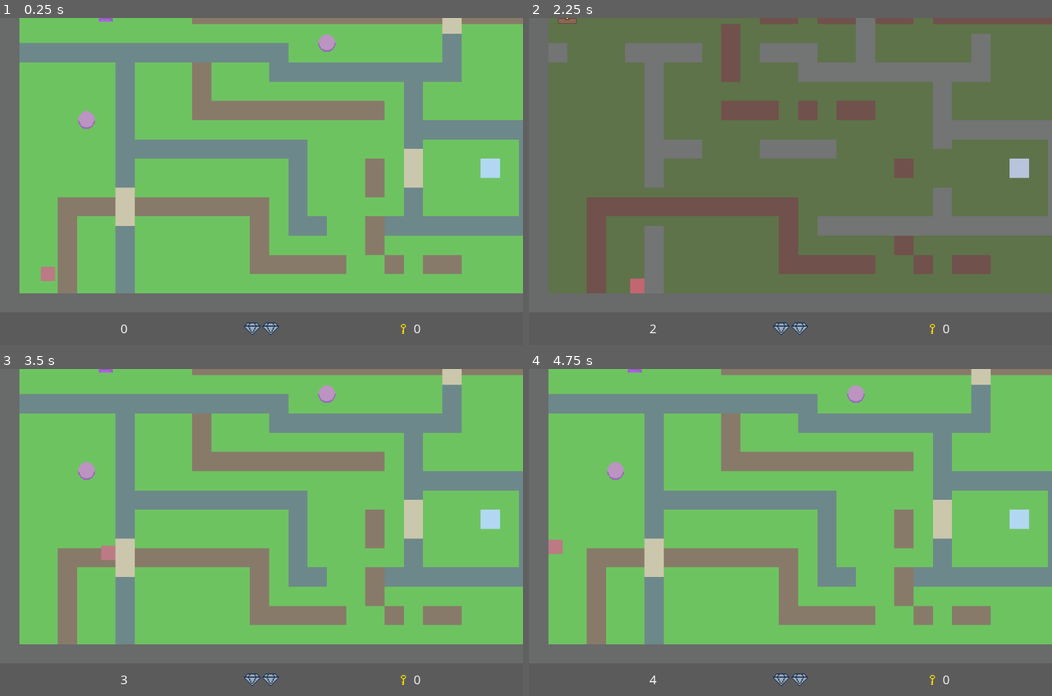
Above: before the commit, frames 1-4 (two rows, left to right).
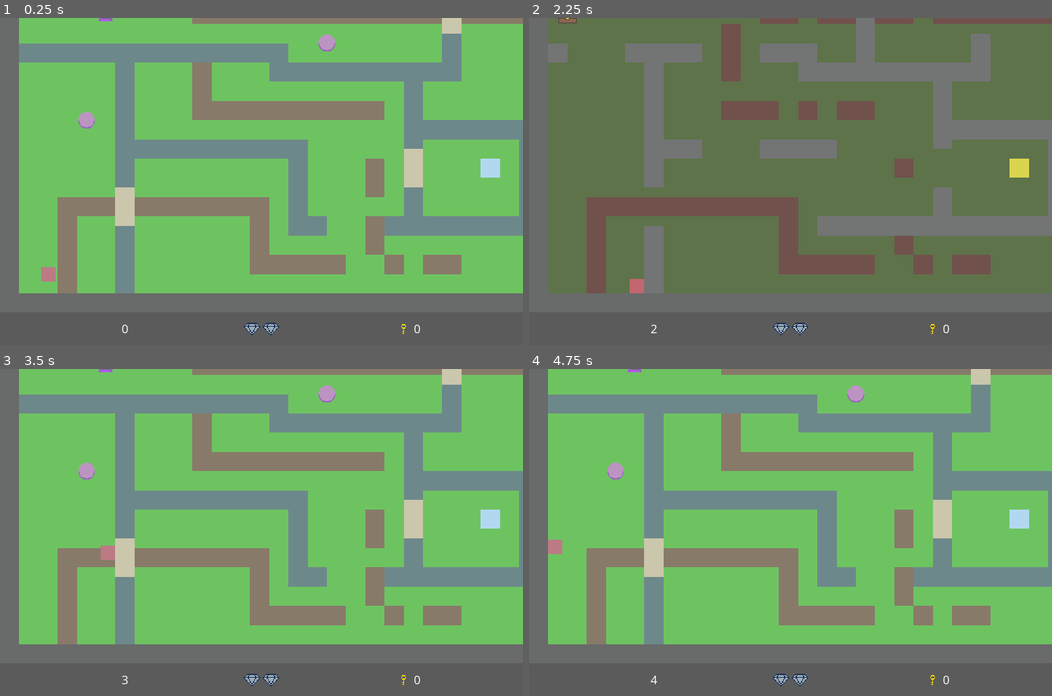
Above: after the commit, the same moments.

Repository: ivocoumans/myfirstgamejam2024
Game: Godot game, scene res://screens/GameplayScreen.tscn
Same seed, same stepped clock (60 frames per second), same inputs: the game is played once before the commit and once after it.
Inputs:
- Up to frame 1 (0.25 s): no input
- Up to frame 2 (2.25 s): tap Enter (ui_accept) at 0.5, 0.77, 1.25, 1.52 s; hold D (ui_right) 0.53-1.28 s; tap Space (ui_select) at 0.6, 1.35, 2.1 s; hold S (ui_down) 1.28-2.03 s; hold D (ui_right) from 2.03 s (still down)
- Up to frame 3 (3.5 s): tap Enter (ui_accept) at 2.75, 3.02 s; release D (ui_right) at 2.78 s; hold W (ui_up) from 2.78 s (still down); tap Space (ui_select) at 2.85 s
- Up to frame 4 (4.75 s): release W (ui_up) at 3.53 s; hold A (ui_left) from 3.53 s (still down); tap Space (ui_select) at 3.6, 4.35 s; tap Enter (ui_accept) at 3.77, 4.52 s

The runs differ from the first frame. In frame 1, 0.9% of the frame differs, in the area x 3-100%, y 0-97%; in frame 2, 0.6%; in frame 3, 0.9%; in frame 4, 0.9%.

Commit message:
fix light tile bug

Diff:
--- a/objects/Tile.gd
+++ b/objects/Tile.gd
@@ -6,13 +6,12 @@
 
 
 var is_pressed = false
-var state = null
 
 
 func _ready():
 	is_pressed = false
-	state = Globals.LightState.Light
 	_set_texture()
+	var _error = EventBus.connect("light_state_changed", self, "_on_EventBus_light_state_changed")
 
 
 func _on_Tile_body_entered(body):
@@ -22,7 +21,7 @@
 	if body.is_in_group("player"):
 		is_pressed = true
 
-		state = Globals.get_light_state()
+		var state = Globals.get_light_state()
 		if state == Globals.LightState.Dark:
 			state = Globals.LightState.Light
 		else:
@@ -40,8 +39,12 @@
 		is_pressed = false
 
 
+func _on_EventBus_light_state_changed():
+	_set_texture()
+
+
 func _set_texture():
-	if state == Globals.LightState.Dark:
+	if Globals.get_light_state() == Globals.LightState.Dark:
 		$Sprite.region_rect = DARK_REGION
 	else:
 		$Sprite.region_rect = LIGHT_REGION
--- a/project.godot
+++ b/project.godot
@@ -24,6 +24,8 @@
 [display]
 
 window/size/height=640
+window/stretch/mode="2d"
+window/stretch/aspect="keep"
 
 [gui]
 
--- a/screens/GameplayScreen.gd
+++ b/screens/GameplayScreen.gd
@@ -20,7 +20,7 @@
 
 
 func _on_EventBus_light_state_changed():
-	_set_light_state()
+	_switch_light()
 
 
 func _on_EventBus_player_started():
@@ -34,7 +34,7 @@
 	pass
 
 
-func _set_light_state():
+func _switch_light():
 	var state = Globals.get_light_state()
 	if state == Globals.LightState.Dark:
 		fx_light.visible = false
@@ -91,7 +91,7 @@
 		if Globals.get_light_state() == Globals.LightState.Light:
 			new_state = Globals.LightState.Dark
 		Globals.set_light_state(new_state)
-		_set_light_state()
+		_switch_light()
 
 
 func _process(delta):
@@ -116,7 +116,7 @@
 
 	$World/Camera2D.current = true
 
-	_set_light_state()
+	_switch_light()
 
 
 func _game_over():
Not shown, changed: export/index.html
Not shown, changed: export/index.pck
